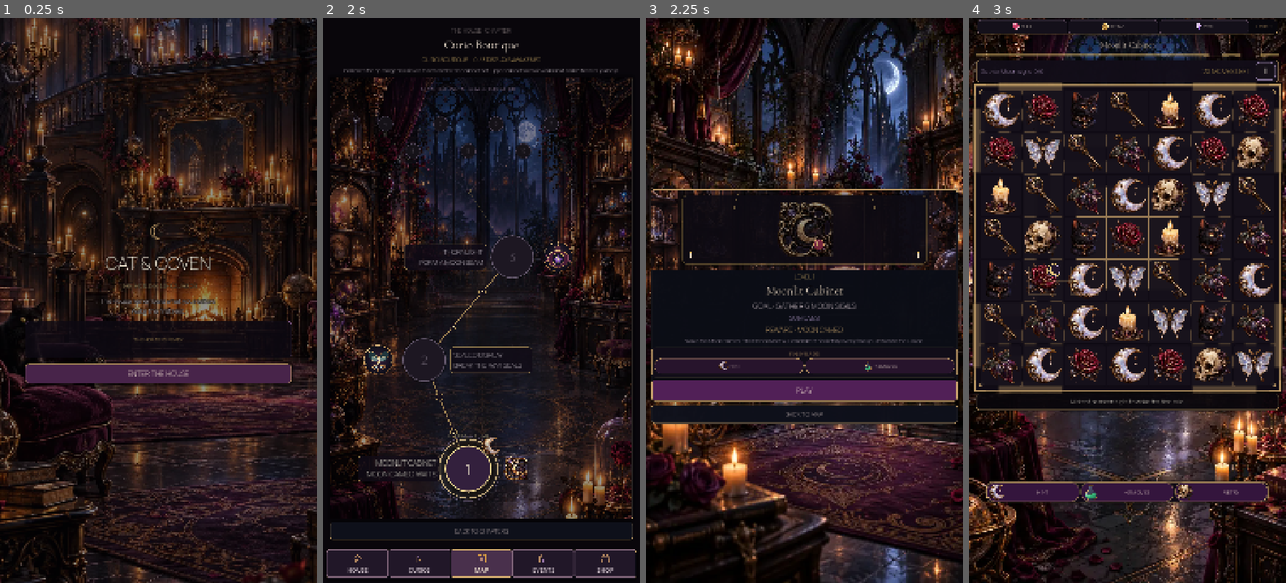
Above: before the commit, frames 1-4 (left to right).
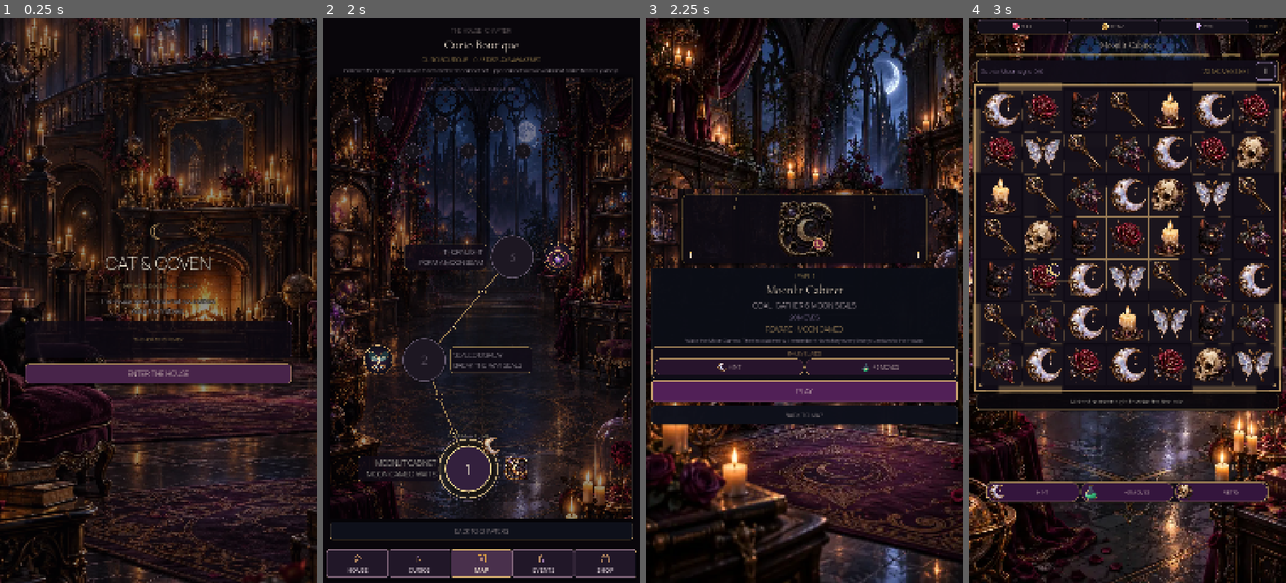
Above: after the commit, the same moments.

Repository: Jay-prodesign/akilta-match3
Game: Godot game, scene res://src/app/app_bootstrap.tscn
Same seed, same stepped clock (60 frames per second), same inputs: the game is played once before the commit and once after it.
Inputs:
- Up to frame 1 (0.25 s): no input
- Up to frame 2 (2 s): click "ENTER THE HOUSE" at 0.5 s; click "ENTER CURIO BOUTIQUE" at 1.25 s
- Up to frame 3 (2.25 s): click "1" at 2 s
- Up to frame 4 (3 s): click "PLAY" at 2.75 s

Frames 1-2 are identical in both runs. In frame 3, 4.1% of the frame differs, in the area x 1-99%, y 28-73%; in frame 4, nothing differs.

Commit message:
Prestart: finish mobile aid readability

Diff:
--- a/src/ui/prestart/level_prestart.gd
+++ b/src/ui/prestart/level_prestart.gd
@@ -84,7 +84,7 @@
 	heading.text = "IN-LEVEL AIDS"
 	heading.horizontal_alignment = HORIZONTAL_ALIGNMENT_CENTER
 	heading.add_theme_color_override("font_color", Color("#D5AD70"))
-	heading.add_theme_font_size_override("font_size", 16)
+	heading.add_theme_font_size_override("font_size", 18)
 	column.add_child(heading)
 	var row := HBoxContainer.new()
 	row.name = "AidRow"
@@ -95,7 +95,7 @@
 		{"label":"+3 MOVES", "art":"res://assets/pieces/potion.svg"}
 	]:
 		var chip := PanelContainer.new()
-		chip.custom_minimum_size = Vector2(0, 52)
+		chip.custom_minimum_size = Vector2(0, 56)
 		chip.size_flags_horizontal = Control.SIZE_EXPAND_FILL
 		var chip_style := StyleBoxFlat.new()
 		chip_style.bg_color = Color("#28142D", 0.96)
@@ -118,7 +118,7 @@
 		var caption := Label.new()
 		caption.text = String(entry["label"])
 		caption.add_theme_color_override("font_color", Color("#F4E5D3"))
-		caption.add_theme_font_size_override("font_size", 17)
+		caption.add_theme_font_size_override("font_size", 20)
 		chip_row.add_child(caption)
 
 func _style_ritual_actions() -> void:
